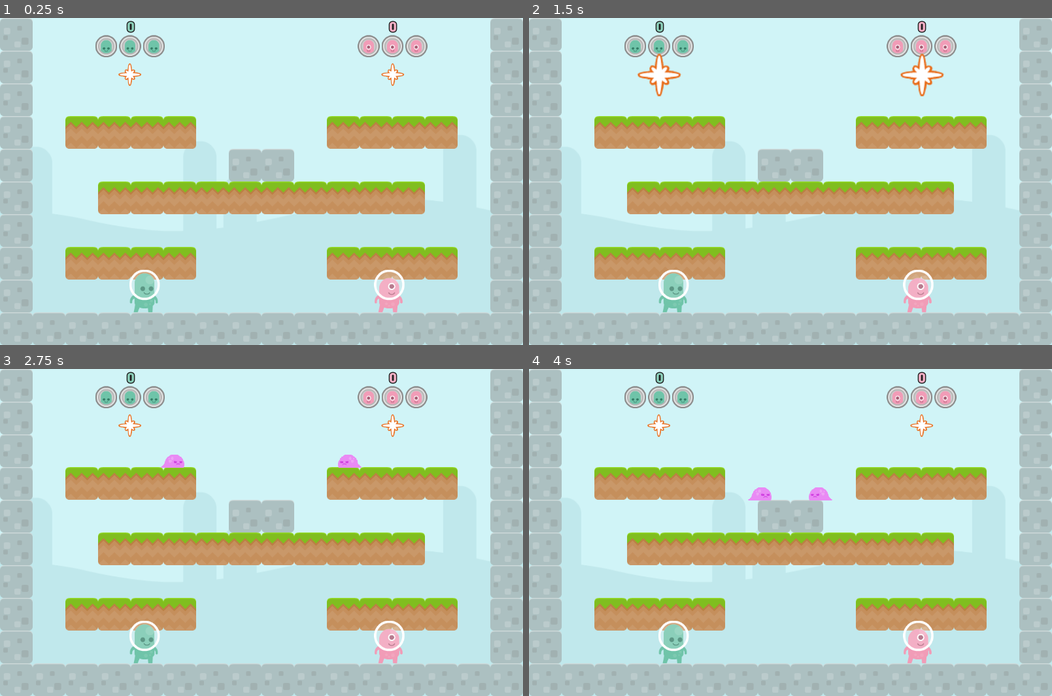
Above: before the commit, frames 1-4 (two rows, left to right).
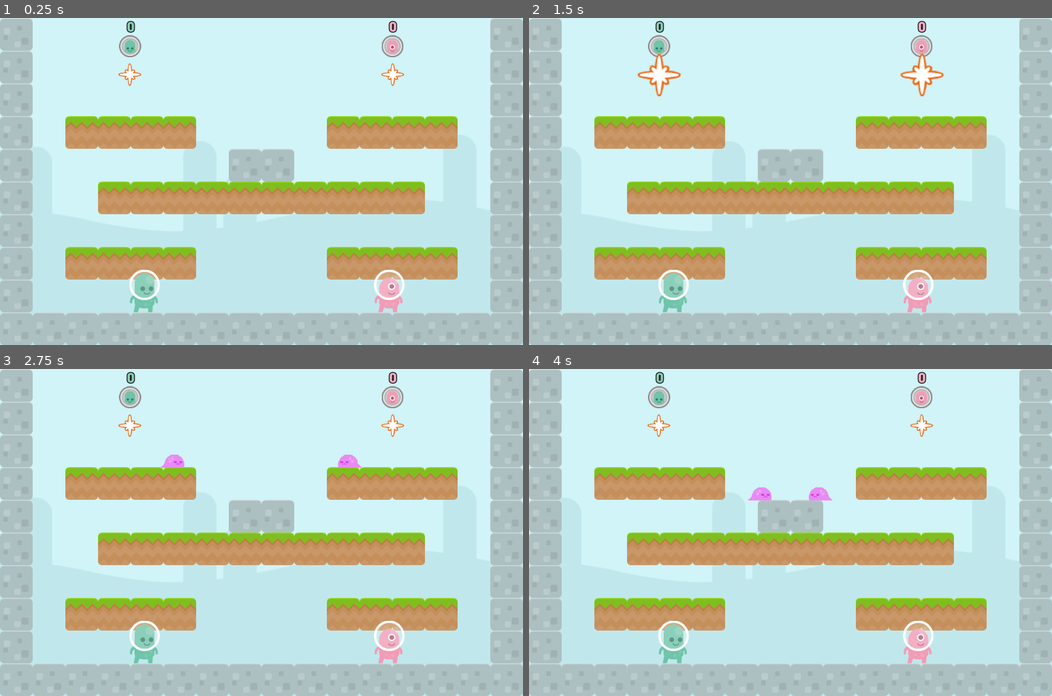
Above: after the commit, the same moments.

Repository: doctor-g/AltNaGaDeMon2021
Game: Godot game, scene res://World/World.tscn
Two runs of this game, one before a commit and one after it. Both use one fixed random seed, a clock stepped at 60 frames per second and the inputs below.
Inputs:
- Up to frame 1 (0.25 s): no input
- Up to frame 2 (1.5 s): tap Enter at 0.5 s
- Up to frame 3 (2.75 s): no input
- Up to frame 4 (4 s): no input

The runs differ from the first frame. In frame 1, 0.8% of the frame differs, in the area x 18-82%, y 5-12%; in frame 2, 0.8%; in frame 3, 0.8%; in frame 4, 0.8%.

Commit message:
Show end game menu
This allows the player to play again with the current settings or
to go back to the main menu

Diff:
--- a/project/Player/Player.gd
+++ b/project/Player/Player.gd
@@ -7,7 +7,7 @@
 signal lives_changed(new_lives)
 
 var index := -1
-var lives := 3 setget _set_lives
+var lives := 1 setget _set_lives
 var score := 0 setget _set_score
 var pawn setget _set_pawn
 var color
--- a/project/World/Level.gd
+++ b/project/World/Level.gd
@@ -2,13 +2,15 @@
 
 # Called when the level is complete
 signal complete
+
+# Called when the level ends due to players' losing all lives
+signal game_over
 
 var players := []
 
 var _enemies := 0
 var _spawning_complete := false
 
-onready var _game_over_label := $HUD/GameOverLabel
 onready var _spawners = $Spawners.get_children()
 
 func _ready():
@@ -77,4 +79,4 @@
 			any_lives = true
 			break
 	if not any_lives:
-		_game_over_label.visible = true
+		emit_signal("game_over")
--- a/project/World/Level.tscn
+++ b/project/World/Level.tscn
@@ -6,7 +6,6 @@
 [ext_resource path="res://Spawner/Spawner.tscn" type="PackedScene" id=5]
 [ext_resource path="res://World/bg_grasslands.png" type="Texture" id=6]
 [ext_resource path="res://World/HUD.tscn" type="PackedScene" id=7]
-[ext_resource path="res://Common/ConcertOne-Regular.ttf" type="DynamicFontData" id=8]
 
 [sub_resource type="ConvexPolygonShape2D" id=1]
 points = PoolVector2Array( 70, 70, 0, 70, 0, 0, 70, 0 )
@@ -58,13 +57,6 @@
 } ]
 1/z_index = 0
 
-[sub_resource type="DynamicFont" id=4]
-size = 72
-outline_size = 3
-outline_color = Color( 0.0470588, 0.603922, 0.694118, 1 )
-use_filter = true
-font_data = ExtResource( 8 )
-
 [node name="Level" type="Node2D"]
 script = ExtResource( 2 )
 
@@ -89,24 +81,6 @@
 margin_right = 1120.0
 margin_bottom = 700.0
 
-[node name="GameOverLabel" type="Label" parent="HUD"]
-visible = false
-anchor_left = 0.5
-anchor_top = 0.5
-anchor_right = 0.5
-anchor_bottom = 0.5
-margin_left = -227.0
-margin_top = -52.5
-margin_right = 227.0
-margin_bottom = 52.5
-custom_fonts/font = SubResource( 4 )
-text = "Game Over"
-align = 1
-__meta__ = {
-"_edit_lock_": true,
-"_edit_use_anchors_": false
-}
-
 [node name="SpawnPoints" type="Node" parent="."]
 
 [node name="P1SpawnPoint" type="Node2D" parent="SpawnPoints"]
--- a/project/World/World.gd
+++ b/project/World/World.gd
@@ -1,9 +1,11 @@
-extends Node2D
+extends Control
 
 var num_players := 2
 
 var _players := []
 var _level_node : Node2D
+
+onready var _anim_player := $AnimationPlayer
 
 func _ready():
 	# Instantiate the players
@@ -24,7 +26,31 @@
 func _start_next_level():
 	var new_level : Node2D= load("res://World/Level.tscn").instance()
 	new_level.players = _players
+	_level_node = new_level
+
+	# Add the child between frames and move it to the first position
+	# so that the endgame HUD will draw over it
 	call_deferred("add_child", new_level)
+	call_deferred("move_child", new_level, 0)
+
+	# Connect signals to watch for finishing a level and game over.
 	# warning-ignore:return_value_discarded
 	new_level.connect("complete", self, "_on_Level_complete")
-	_level_node = new_level
+	# warning-ignore:return_value_discarded
+	new_level.connect("game_over", self, "_on_game_over")
+
+
+func _on_game_over():
+	_anim_player.play("GameOver")
+
+
+func _on_PlayAgainButton_pressed():
+	var world = load("res://World/World.tscn").instance()
+	world.num_players = num_players
+	get_tree().get_root().add_child(world)
+	get_tree().get_root().remove_child(self)
+
+
+func _on_MenuButton_pressed():
+	# warning-ignore:return_value_discarded
+	get_tree().change_scene("res://Screens/MainMenu.tscn")
--- a/project/World/World.tscn
+++ b/project/World/World.tscn
@@ -1,6 +1,132 @@
-[gd_scene load_steps=2 format=2]
+[gd_scene load_steps=6 format=2]
 
 [ext_resource path="res://World/World.gd" type="Script" id=1]
+[ext_resource path="res://Common/ConcertOne-Regular.ttf" type="DynamicFontData" id=2]
 
-[node name="World" type="Node2D"]
+[sub_resource type="DynamicFont" id=1]
+size = 72
+outline_size = 3
+outline_color = Color( 0.0470588, 0.603922, 0.694118, 1 )
+use_filter = true
+font_data = ExtResource( 2 )
+
+[sub_resource type="Animation" id=2]
+resource_name = "GameOver"
+length = 1.3
+tracks/0/type = "value"
+tracks/0/path = NodePath("GameOverLabel:rect_position")
+tracks/0/interp = 1
+tracks/0/loop_wrap = true
+tracks/0/imported = false
+tracks/0/enabled = true
+tracks/0/keys = {
+"times": PoolRealArray( 0, 1 ),
+"transitions": PoolRealArray( 2.46229, 2.46229 ),
+"update": 0,
+"values": [ Vector2( 333, -80 ), Vector2( 333, 297.5 ) ]
+}
+tracks/1/type = "value"
+tracks/1/path = NodePath("ButtonBox:visible")
+tracks/1/interp = 1
+tracks/1/loop_wrap = true
+tracks/1/imported = false
+tracks/1/enabled = true
+tracks/1/keys = {
+"times": PoolRealArray( 0, 1 ),
+"transitions": PoolRealArray( 1, 1 ),
+"update": 1,
+"values": [ false, true ]
+}
+tracks/2/type = "value"
+tracks/2/path = NodePath("ButtonBox:modulate")
+tracks/2/interp = 1
+tracks/2/loop_wrap = true
+tracks/2/imported = false
+tracks/2/enabled = true
+tracks/2/keys = {
+"times": PoolRealArray( 1, 1.3 ),
+"transitions": PoolRealArray( 1.93187, 1.93187 ),
+"update": 0,
+"values": [ Color( 1, 1, 1, 0 ), Color( 1, 1, 1, 1 ) ]
+}
+tracks/3/type = "method"
+tracks/3/path = NodePath("ButtonBox/PlayAgainButton")
+tracks/3/interp = 1
+tracks/3/loop_wrap = true
+tracks/3/imported = false
+tracks/3/enabled = true
+tracks/3/keys = {
+"times": PoolRealArray( 1.3 ),
+"transitions": PoolRealArray( 1 ),
+"values": [ {
+"args": [  ],
+"method": "grab_focus"
+} ]
+}
+
+[sub_resource type="Animation" id=3]
+length = 0.001
+tracks/0/type = "value"
+tracks/0/path = NodePath("GameOverLabel:rect_position")
+tracks/0/interp = 1
+tracks/0/loop_wrap = true
+tracks/0/imported = false
+tracks/0/enabled = true
+tracks/0/keys = {
+"times": PoolRealArray( 0 ),
+"transitions": PoolRealArray( 1 ),
+"update": 0,
+"values": [ Vector2( 333, -80 ) ]
+}
+
+[node name="World" type="Control"]
 script = ExtResource( 1 )
+__meta__ = {
+"_edit_use_anchors_": false
+}
+
+[node name="GameOverLabel" type="Label" parent="."]
+anchor_left = 0.5
+anchor_top = 0.5
+anchor_right = 0.5
+anchor_bottom = 0.5
+margin_left = 333.0
+margin_top = -80.0
+margin_right = 787.0
+margin_bottom = 25.0002
+custom_fonts/font = SubResource( 1 )
+text = "Game Over"
+align = 1
+__meta__ = {
+"_edit_lock_": true,
+"_edit_use_anchors_": false
+}
+
+[node name="AnimationPlayer" type="AnimationPlayer" parent="."]
+anims/GameOver = SubResource( 2 )
+anims/RESET = SubResource( 3 )
+
+[node name="ButtonBox" type="VBoxContainer" parent="."]
+visible = false
+margin_left = 512.0
+margin_top = 397.0
+margin_right = 595.0
+margin_bottom = 441.0
+custom_constants/separation = 12
+__meta__ = {
+"_edit_use_anchors_": false
+}
+
+[node name="PlayAgainButton" type="Button" parent="ButtonBox"]
+margin_right = 83.0
+margin_bottom = 20.0
+text = "Play Again"
+
+[node name="MenuButton" type="Button" parent="ButtonBox"]
+margin_top = 32.0
+margin_right = 83.0
+margin_bottom = 52.0
+text = "Main Menu"
+
+[connection signal="pressed" from="ButtonBox/PlayAgainButton" to="." method="_on_PlayAgainButton_pressed"]
+[connection signal="pressed" from="ButtonBox/MenuButton" to="." method="_on_MenuButton_pressed"]
Not shown: 1 places in project/World/Level.tscn that only renumber resources
